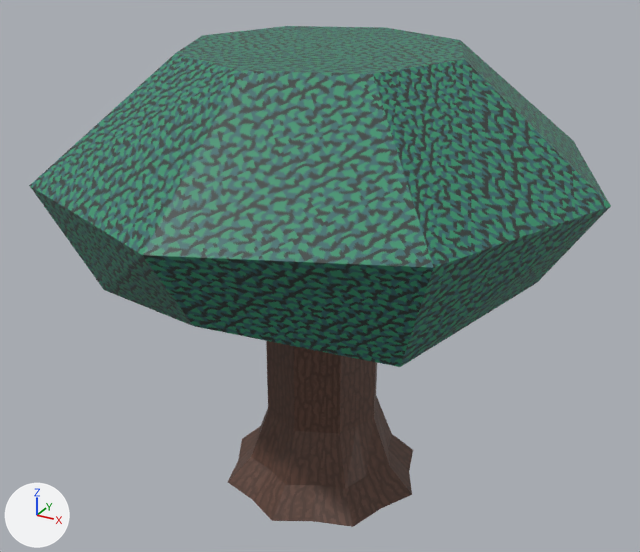
An edit to the Blender file Assets/World/Level0/tree.blend, drawn before and after from the same camera.
The view is the same before and after, from a camera (50 mm lens) standing at (14.6, -26.8, 21.9) and looking at (-0.1, 0.0, 8.5). Every picture has the same lights, and +X, +Y and +Z are marked at lower left.

The scene before the commit, as lines of its bpy script (objects in view):
```python
me_circle = bpy.data.meshes.new('Circle')
me_circle.from_pydata(...)  # 43 vertices, 28 faces; spans x 0.0..10.0, y -7.1..7.1, z 0.0..17.0
# faces by material slot: [20, 8]
me_circle.materials.append(mat_bark)  # picture img_tx_bark_200_png
me_circle.materials.append(mat_leaves)  # picture img_tx_hedge_200_png
ob_tree = bpy.data.objects.new('Tree', me_circle)
ob_tree.location = (0.0, 0.0, 0.0)
_m = ob_tree.modifiers.new('Array', 'ARRAY')
_m.count = 4
_m.constant_offset_displace = (0.0, 0.0, 0.0)
_m.use_relative_offset = False
_m.use_object_offset = True
_m.offset_object = ob_empty
```
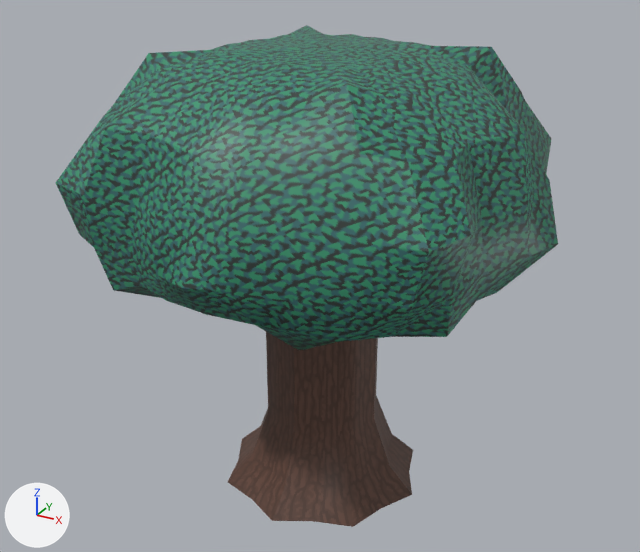
Commit message: Updated tree model

Patch to the scene script:
```diff
--- a/Assets/World/Level0/tree.blend.py
+++ b/Assets/World/Level0/tree.blend.py
@@ me_circle @@
 # used by ob_tree; location = (0.0, 0.0, 0.0)
-me_circle.from_pydata(...)  # 43 vertices, 28 faces; spans x 0.0..10.0, y -7.1..7.1, z 0.0..17.0
+me_circle.from_pydata(...)  # 115 vertices, 84 faces; spans x 0.0..8.5, y -2.8..8.5, z 0.0..17.0
+# me_circle part 1
+# 10 vertices are removed from x 0.0..10.0, y -7.1..7.1, z 8.0..17.0
+# 8 faces are deleted
+# 5 vertices in x 1.6..2.2, y -1.6..1.6, z 8.0 move by (0.0, 0.0, 4.0)
+# 60 vertices are added at x 0.0..8.5, y 0.0..8.5, z 8.6..17.0
+# 52 new faces join them, mat_leaves (picture img_tx_hedge_200_png)
+# me_circle part 2: 16 kept faces spanning x 0.0..4.0, y -2.8..2.8, z 0.0..12.0 are now shaded smooth
 me_circle.materials.append(mat_bark)
```

Where the change shows, as pixel boxes [x1, y1, x2, y2] in the pictures (640 x 552 px):
'Tree', reshaped (14% narrower): before [29, 26, 611, 527]; after [56, 25, 558, 527]
part 1 of me_circle, built on: before [29, 26, 611, 367]; after [56, 25, 558, 351]
part 2 of me_circle, shading changed: [254, 341, 377, 525] in both
